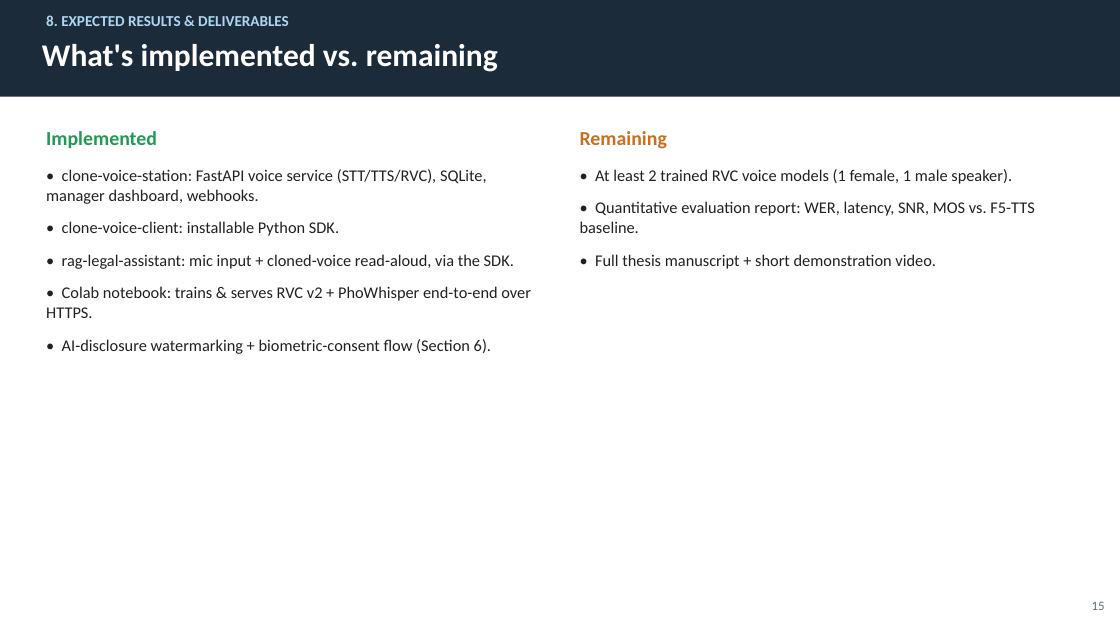
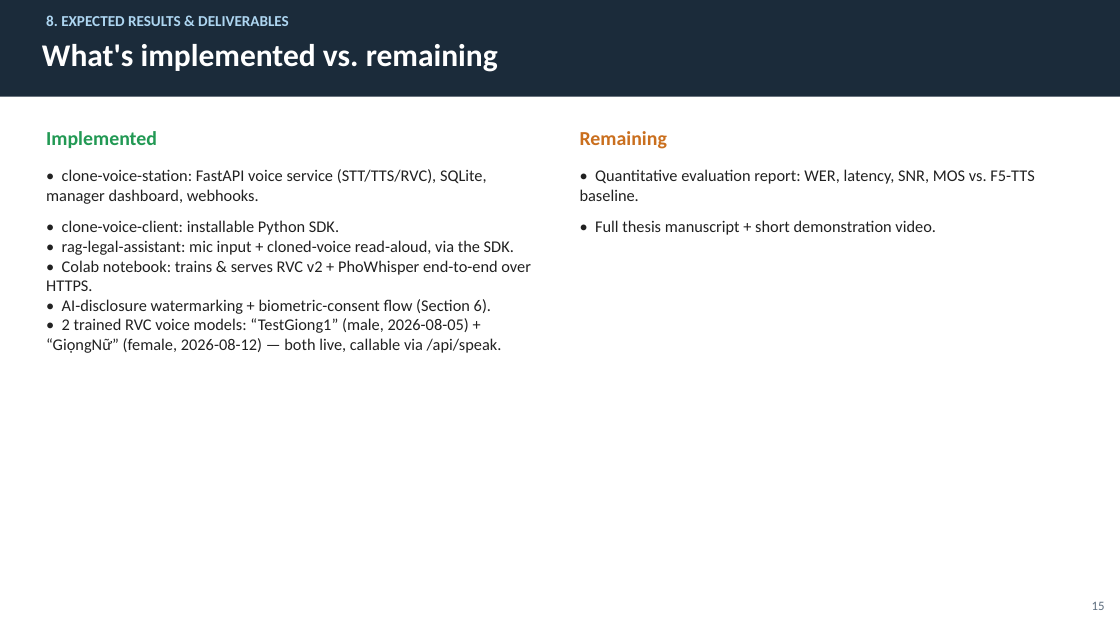
Before and after one commit to BaoNHN/rag-legal-assistant-voice, a slide deck: slide 15 of Thesis_Defense_24MSE23204.pptx. Drawn at 1120x630 pixels with LibreOffice and Linux fonts; fonts in the diff are those of the drawing. Boxes give left, top, right and bottom in pixels: in the first picture for what was removed or moved away, otherwise in the second. Text is boxed around its words. In the diff, an @@ line names an element or a change of style, - is before the commit and + after.

```diff
--- a/Thesis_Defense_24MSE23204.pptx
+++ b/Thesis_Defense_24MSE23204.pptx
@@ text at box(595, 169, 1012, 184): paragraph removed @@
-• At least 2 trained RVC voice models (1 female, 1 male speaker).
@@ text at box(46, 220, 531, 314): line spacing 1.05 to 1; less space between paragraphs @@
@@ text at box(595, 220, 936, 235): line spacing 1.05 to 1; less space between paragraphs @@
@@ text at box(46, 318, 502, 353): paragraph added @@
+• 2 trained RVC voice models: “TestGiong1” (male, 2026-08-05) + “GiọngNữ” (female, 2026-08-12) — both live, callable via /api/speak.
```
Also in this commit, not shown: 1 other slide changed, 13 other files.
